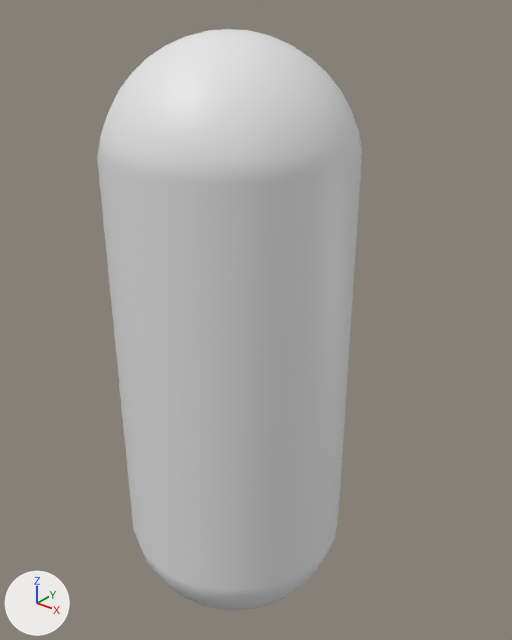
A saved change to the FBX model ArtAssets/Environment/SM_MainCharacter_PH.fbx.
Both versions are drawn from a 50 mm lens placed at (0.69, -0.802, 1.08), pointed at (0.014, 0.042, 0.557). The axes (+X, +Y, +Z) are drawn at lower left. The lights are the same throughout. The older version comes first. Where no turn or scale is listed for an object, it has been applied to the vertices.

Before the edit, the objects in view are built like this:
```python
me_mesh = bpy.data.meshes.new('Mesh')
me_mesh.from_pydata(...)  # 362 vertices, 380 faces; spans x -0.194..0.194, y -0.194..0.194, z 0.0..1.014
me_mesh.materials.append(mat_openpbr_shader1)  # white #e7e7e7
ob_maincharacter_ph = bpy.data.objects.new('MainCharacter_PH', me_mesh)
ob_maincharacter_ph.location = (0.0, 0.0, 0.0)
```
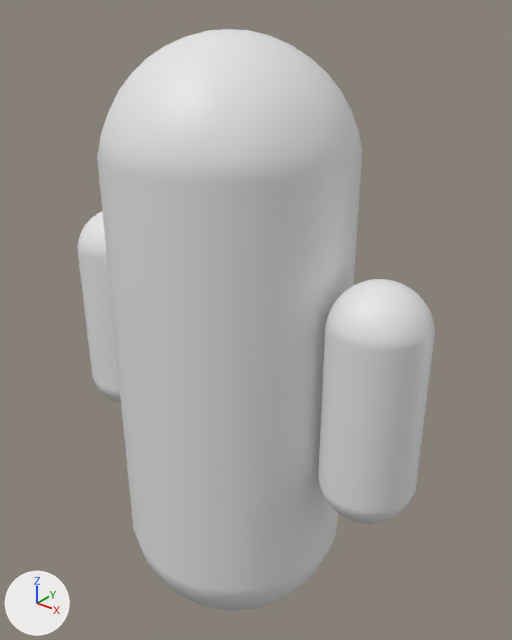
Commit message: Updated Character Model

Changed parts and their boxes [x1, y1, x2, y2] in the pictures (512 x 640 px):
'MainCharacter_PH', reshaped (35% wider)
    before: [97, 29, 362, 611]
    after: [77, 29, 435, 611]
part 1 of me_mesh, added
    after: [318, 279, 435, 524]
part 2 of me_mesh, added
    after: [77, 212, 121, 403]

What changed in the scene script:
```text
Change me_mesh:
    used by ob_maincharacter_ph; location = (0.0, 0.0, 0.0)
    remove me_mesh.from_pydata(...)  # 362 vertices, 380 faces; spans x -0.194..0.194, y -0.194..0.194, z 0.0..1.014
    add me_mesh.from_pydata(...)  # 1086 vertices, 1140 faces; spans x -0.345..0.345, y -0.194..0.194, z 0.0..1.014
    me_mesh part 1: the loose piece of 362 vertices spanning x -0.194..0.194, y -0.194..0.194, z 0.0..1.014 is copied, and the copy is turned 180 degrees about the z axis through its middle and scaled by 0.389, then moved by (0.269, 0.0, 0.001); it spans x 0.194..0.345, y -0.075..0.075, z 0.311..0.705
    me_mesh part 2: the loose piece of 362 vertices spanning x -0.194..0.194, y -0.194..0.194, z 0.0..1.014 is copied, and the copy is scaled about its middle by 0.389, then moved by (-0.269, 0.0, 0.001); it spans x -0.345..-0.194, y -0.075..0.075, z 0.311..0.705
```
